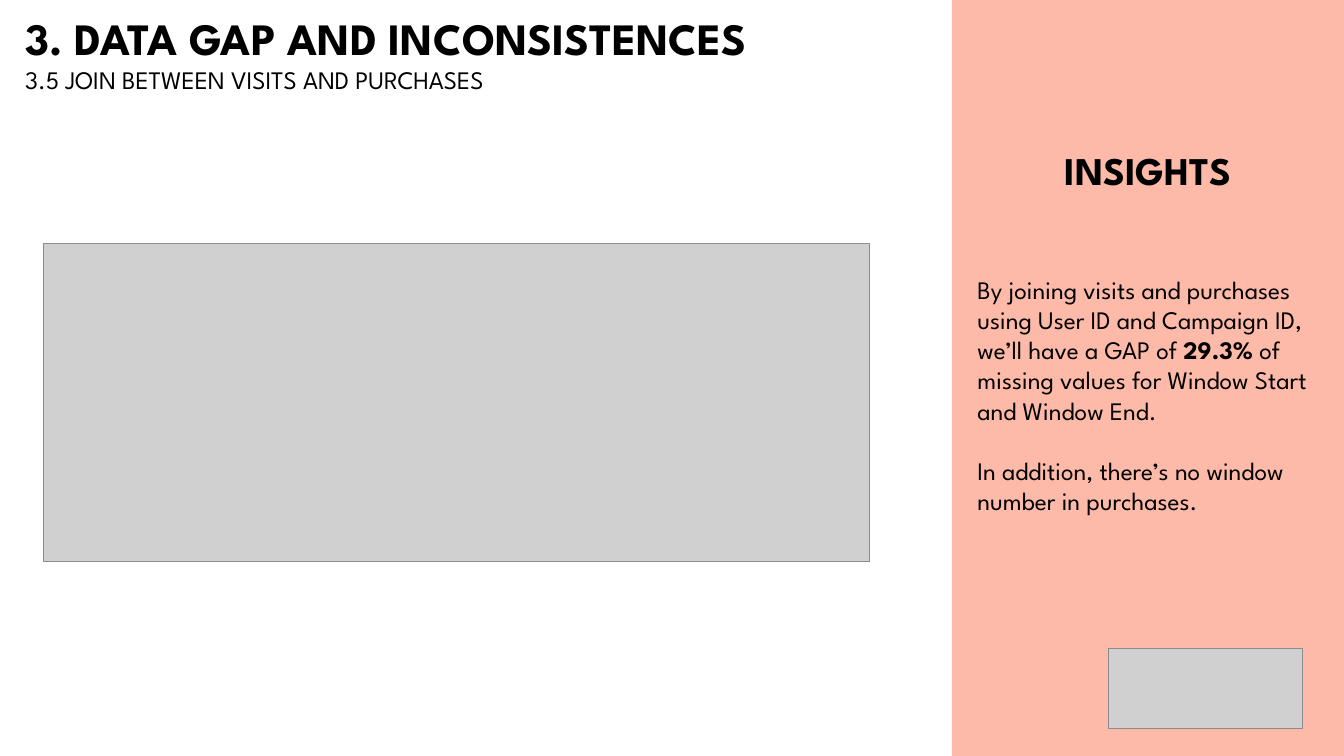
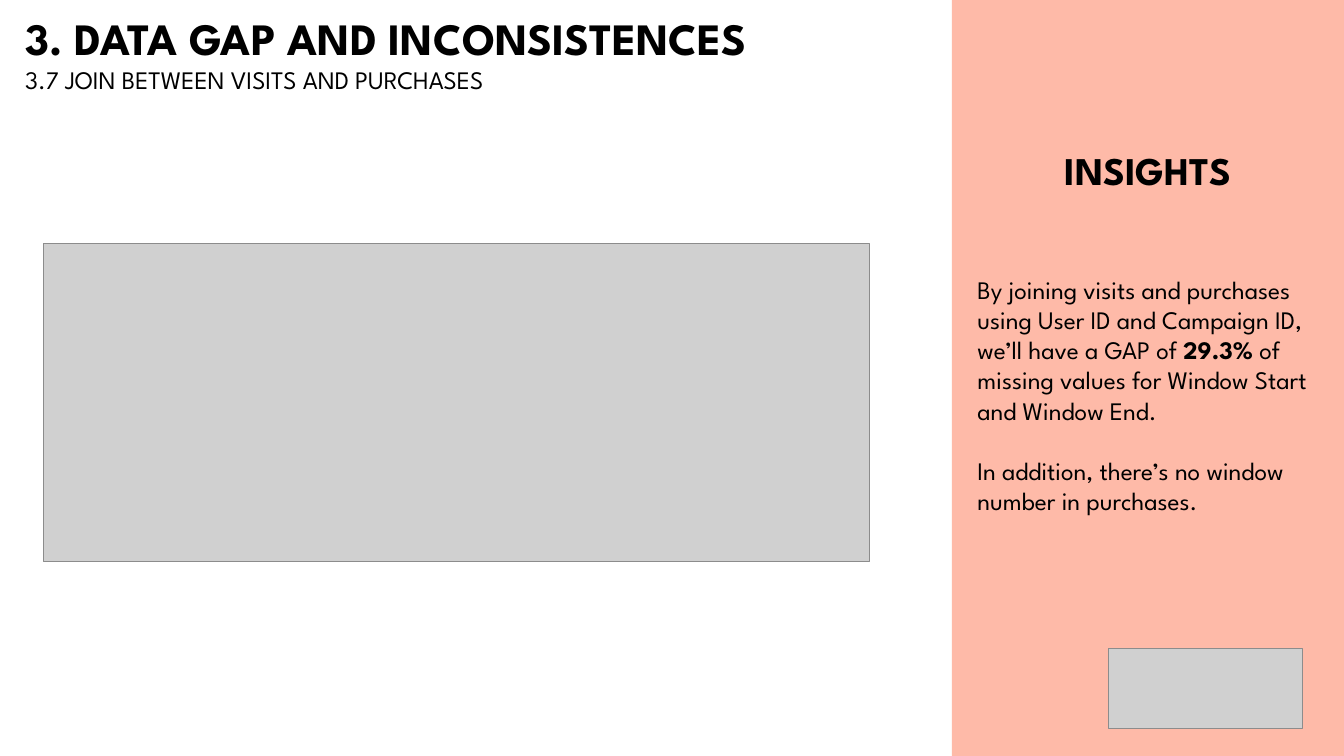
Before and after one commit to bbucalonserra/sales-membership-analysis, a slide deck: slide 16 of presentation.pptx (slide 14 before the commit). Drawn at 1344x756 pixels with LibreOffice and Linux fonts; fonts in the diff are those of the drawing; grey boxes stand for pictures. Boxes give left, top, right and bottom in pixels: in the first picture for what was removed or moved away, otherwise in the second. Text is boxed around its words. In the diff, an @@ line names an element or a change of style, - is before the commit and + after.

```diff
--- a/presentation.pptx
+++ b/presentation.pptx
@@ text at [25, 72, 483, 90]: text changed @@
-3.5 JOIN BETWEEN VISITS AND PURCHASES
+3.7 JOIN BETWEEN VISITS AND PURCHASES
```
Also in this commit, not shown: 10 other slides changed, 7 slides added, 2 other files.
